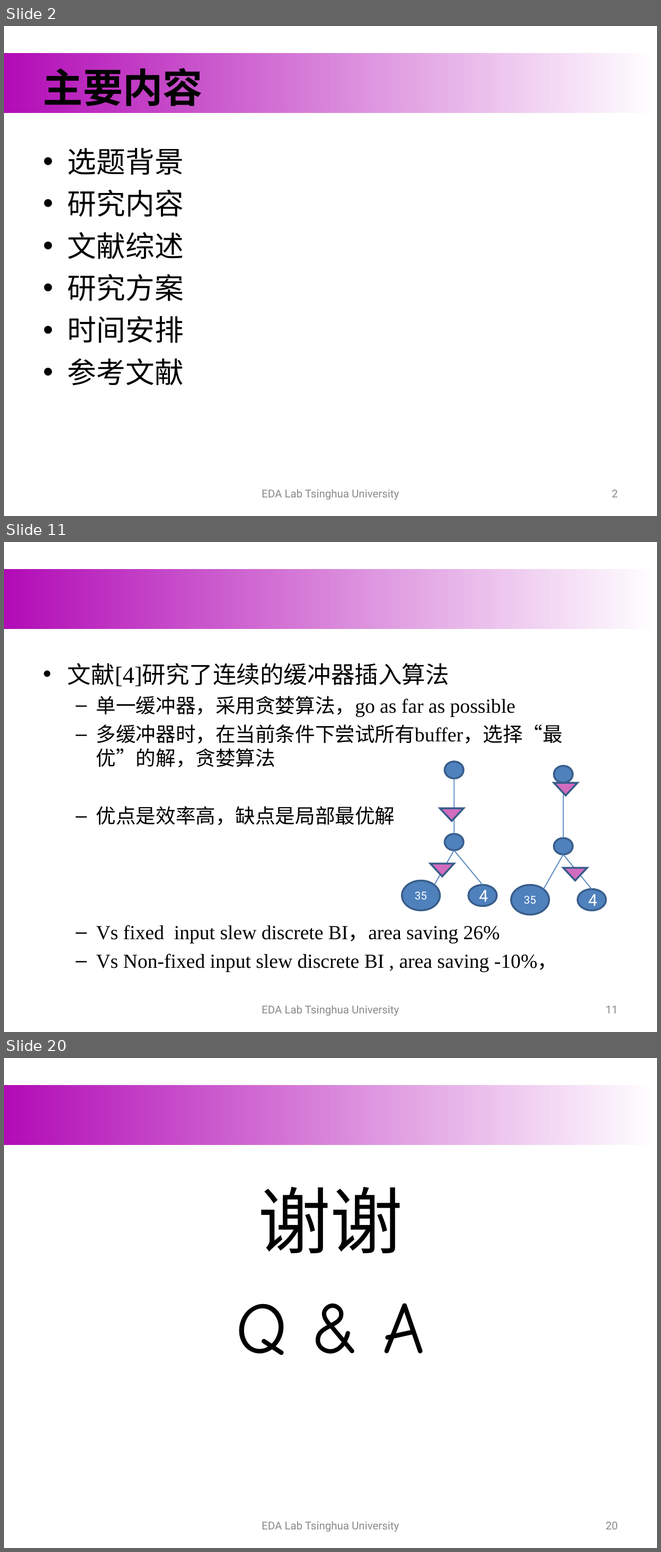
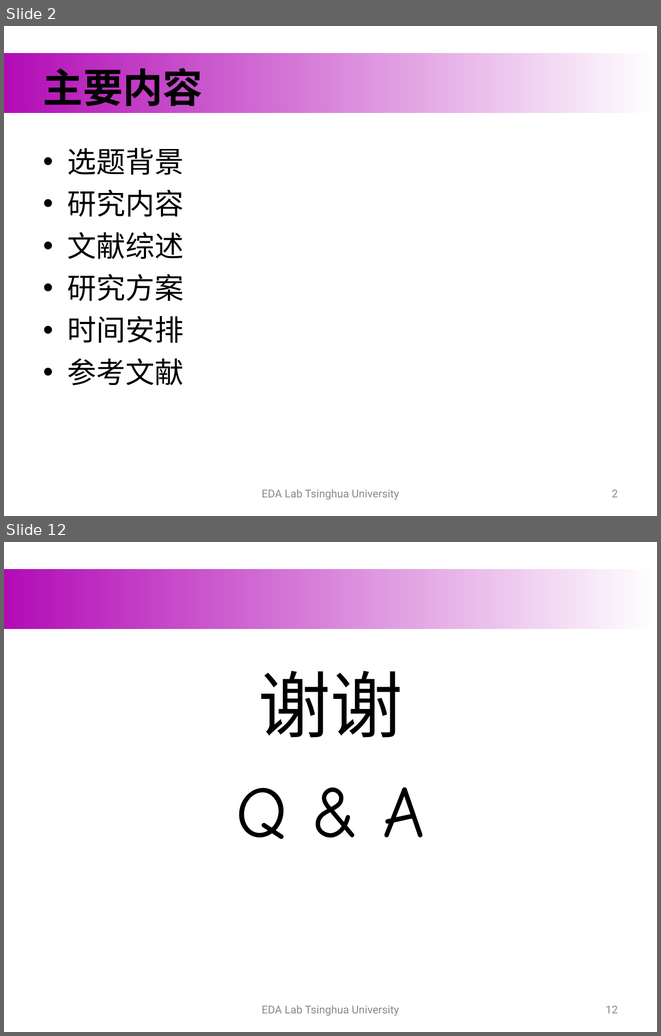
Before and after one commit to hewr1993/graduate_thesis, a slide deck: formal_materials/publish/开题.ppt. Shown one above the other, each under a label of ours: slides 2, 11 and 20 before the commit, slides 2 and 12 after it; the slides between them are not shown. The pictures are 661x1552 and 661x1036 pixels, drawn with LibreOffice and Linux fonts; fonts in the diff are those of the drawing; background and template pictures are left out. Boxes give left, top, right and bottom in pixels: in the first picture for what was removed or moved away, otherwise in the second. Text is boxed around its words. In the diff, an @@ line names an element or a change of style, - is before the commit and + after.

```diff
--- a/formal_materials/publish/开题.ppt
+++ b/formal_materials/publish/开题.ppt
@@ slide 11 removed at (x1=4, y1=542, x2=657, y2=1032), background #FFFFFF; not listed: 1 template element that a slide beside it also shows @@
@@ text removed at (x1=68, y1=663, x2=563, y2=972) @@
-• 文献[4]研究了连续的缓冲器插入算法
-  – 单一缓冲器，采用贪婪算法，go as far as possible
-  – 多缓冲器时，在当前条件下尝试所有buffer，选择“最优”的解，贪婪算法
-  – 优点是效率高，缺点是局部最优解
-  – Vs fixed input slew discrete BI，area saving 26%
-  – Vs Non-fixed input slew discrete BI , area saving -10%，
@@ group removed at (x1=402, y1=761, x2=606, y2=914): 8 ellipses, 6 lines, 4 triangles @@
-35
-4
-35
-4
@@ text removed at (x1=262, y1=1005, x2=399, y2=1016) @@
-EDA Lab Tsinghua University
@@ page number removed at (x1=606, y1=1005, x2=618, y2=1013) @@
-11
@@ what was slide 20 is now slide 12 @@
@@ page number at (x1=606, y1=1005, x2=618, y2=1013): text changed @@
-20
+12
```
Also in this commit, not shown: 4 slides changed, 4 slides added, 11 other slides removed, 3 other files.
